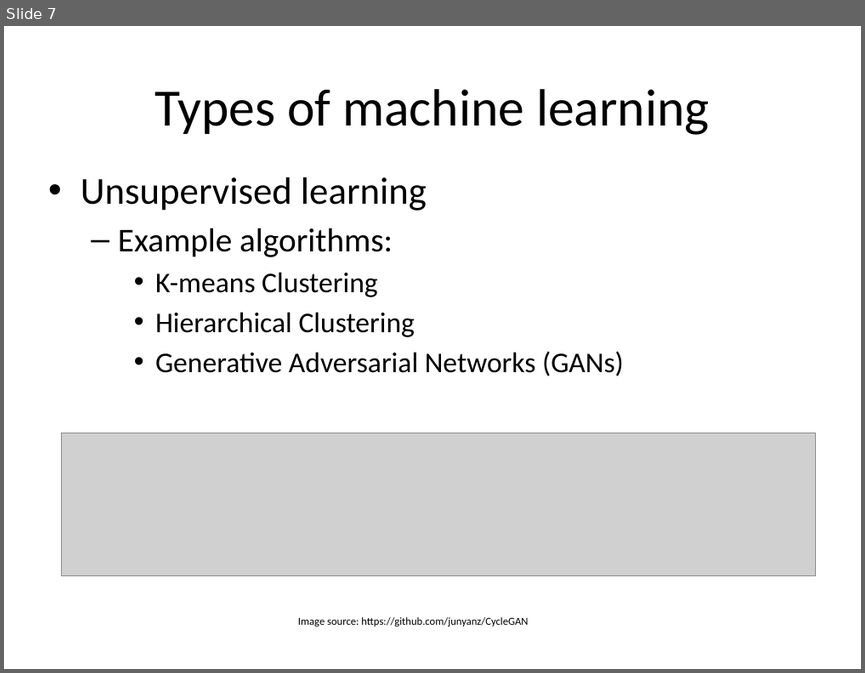
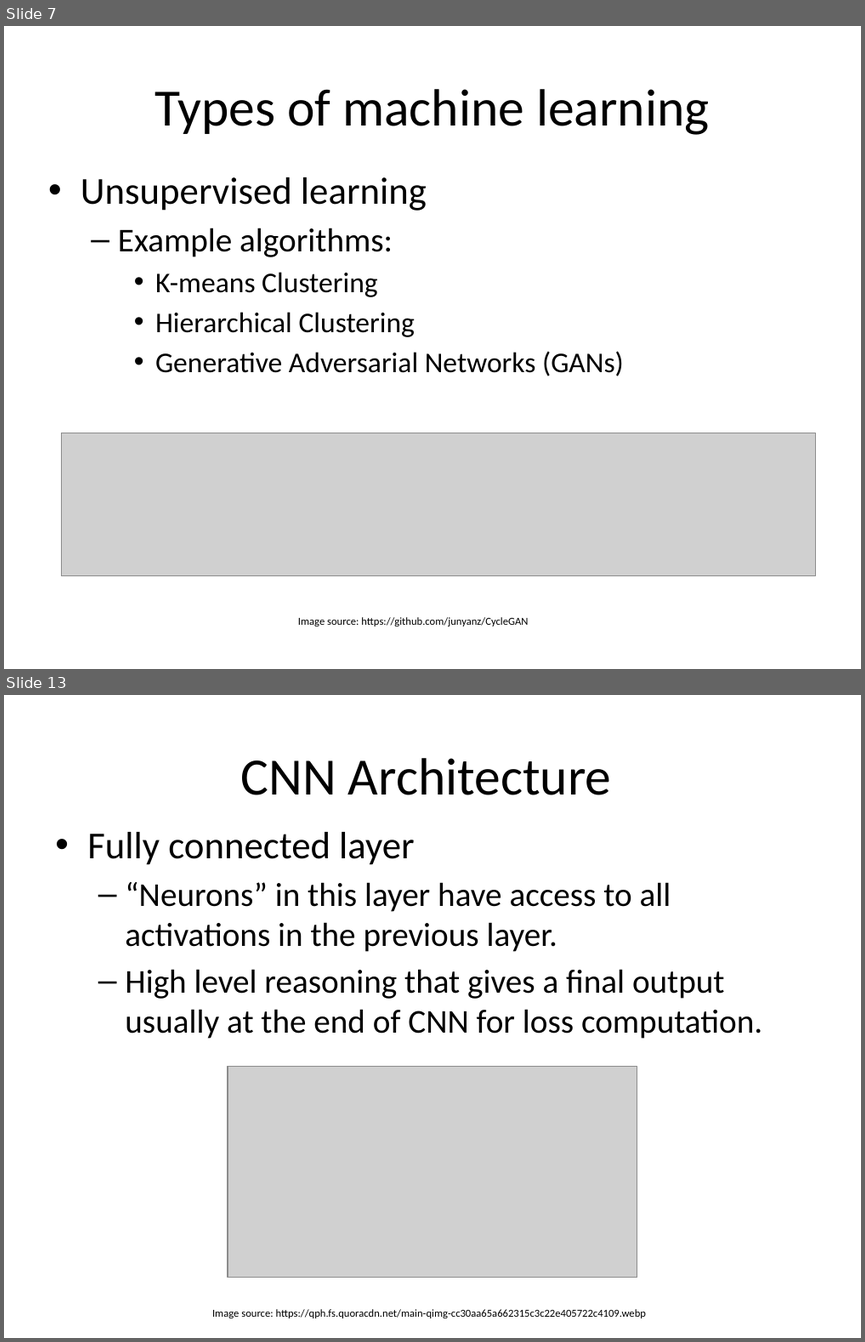
Before and after one commit to WendaZ/PyCharm_data, a slide deck: Machine Learning in Medical Imaging.pptx. Shown one above the other, each under a label of ours: slide 7 before the commit, slides 7 and 13 after it; the slides between them are not shown. The pictures are 865x673 and 865x1342 pixels, drawn with LibreOffice and Linux fonts; fonts in the diff are those of the drawing; grey boxes stand for pictures. Boxes give left, top, right and bottom in pixels: in the first picture for what was removed or moved away, otherwise in the second. Text is boxed around its words. In the diff, an @@ line names an element or a change of style, - is before the commit and + after.

```diff
--- a/Machine Learning in Medical Imaging.pptx
+++ b/Machine Learning in Medical Imaging.pptx
@@ slide 13 added at <box>4,695,861,1338</box>, background #FFFFFF @@
@@ title added at <box>241,758,611,795</box>, 44 pt, text #000000 @@
+CNN Architecture
@@ text added at <box>87,832,762,1038</box>, 28 pt, text #000000 @@
+• Fully connected layer
+  – “Neurons” in this layer have access to all activations in the previous layer.
+  – High level reasoning that gives a final output usually at the end of CNN for loss computation.
@@ picture added at <box>228,1066,637,1276</box> @@
@@ text added at <box>212,1309,646,1318</box>, 9 pt, text #000000 @@
+Image source: https://qph.fs.quoracdn.net/main-qimg-cc30aa65a662315c3c22e405722c4109.webp
```
Also in this commit, not shown: 5 slides changed, 6 other slides added.
